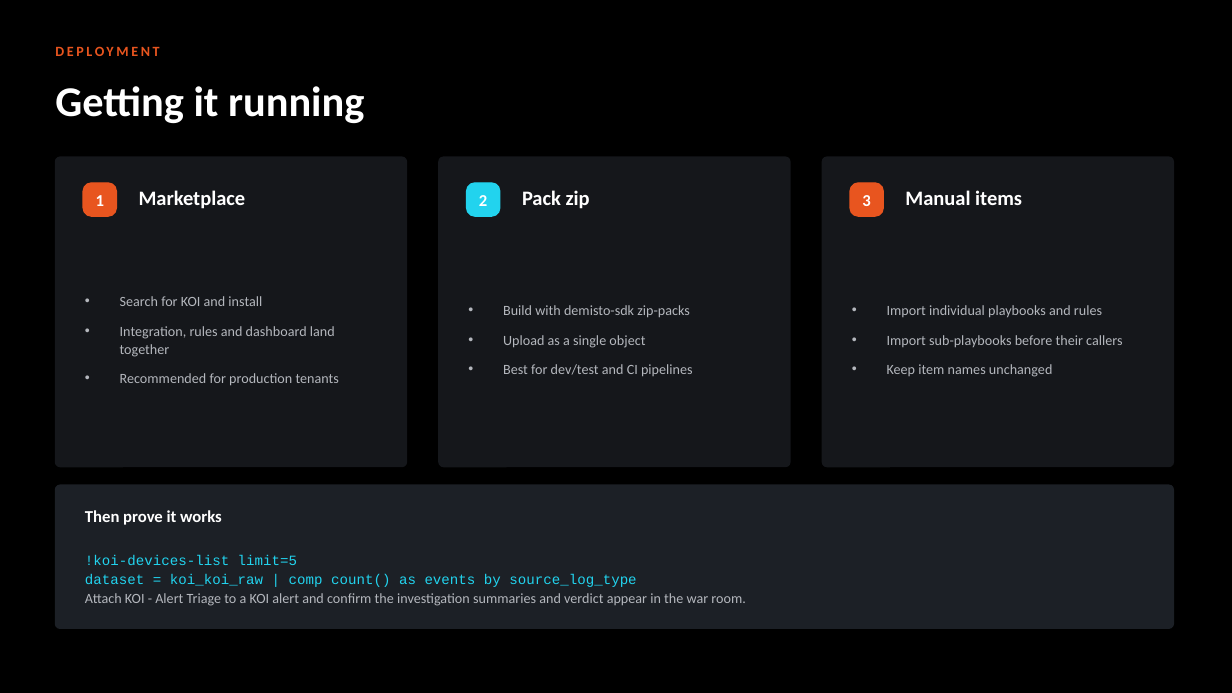
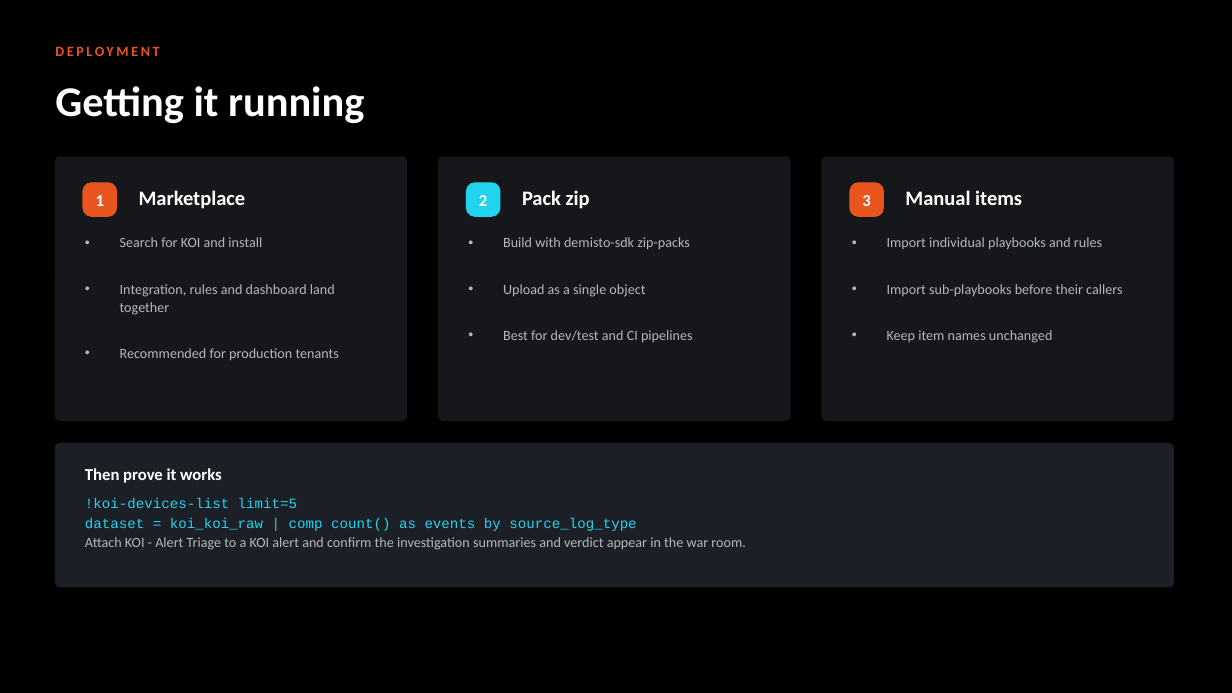
Before and after one commit to ayman-m/koi-xsiam-pack, a slide deck: slide 10 of docs/KOI_Content_Pack_Overview.pptx. Drawn at 1232x693 pixels with LibreOffice and Linux fonts; fonts in the diff are those of the drawing. Boxes give left, top, right and bottom in pixels: in the first picture for what was removed or moved away, otherwise in the second. Text is boxed around its words. In the diff, an @@ line names an element or a change of style, - is before the commit and + after.

```diff
--- a/docs/KOI_Content_Pack_Overview.pptx
+++ b/docs/KOI_Content_Pack_Overview.pptx
@@ rounded rectangle: place and size @@
-rounded rectangle at (55,157,407,467)
+rounded rectangle at (55,157,407,421)
@@ rounded rectangle: place and size @@
-rounded rectangle at (439,157,790,467)
+rounded rectangle at (439,157,790,421)
@@ proportions changed in 3 elements at (55,157,407,421), (439,157,790,421), (823,157,1174,421) @@
@@ rounded rectangle: place and size @@
-rounded rectangle at (823,157,1174,467)
+rounded rectangle at (823,157,1174,421)
@@ more space between paragraphs; vertical alignment middle to top in 3 elements at (120,237,339,361), (503,237,693,343), (887,237,1122,343) @@
@@ 2 texts, 1 rounded rectangle: place and size @@
-2 texts, 1 rounded rectangle at (55,485,1174,628)
+2 texts, 1 rounded rectangle at (55,444,1174,587)
@@ text "!koi-devices-list limit=5" at (85,498,745,550): vertical alignment middle to top @@
```
Also in this commit, not shown: 6 other slides changed, 1 other file.
